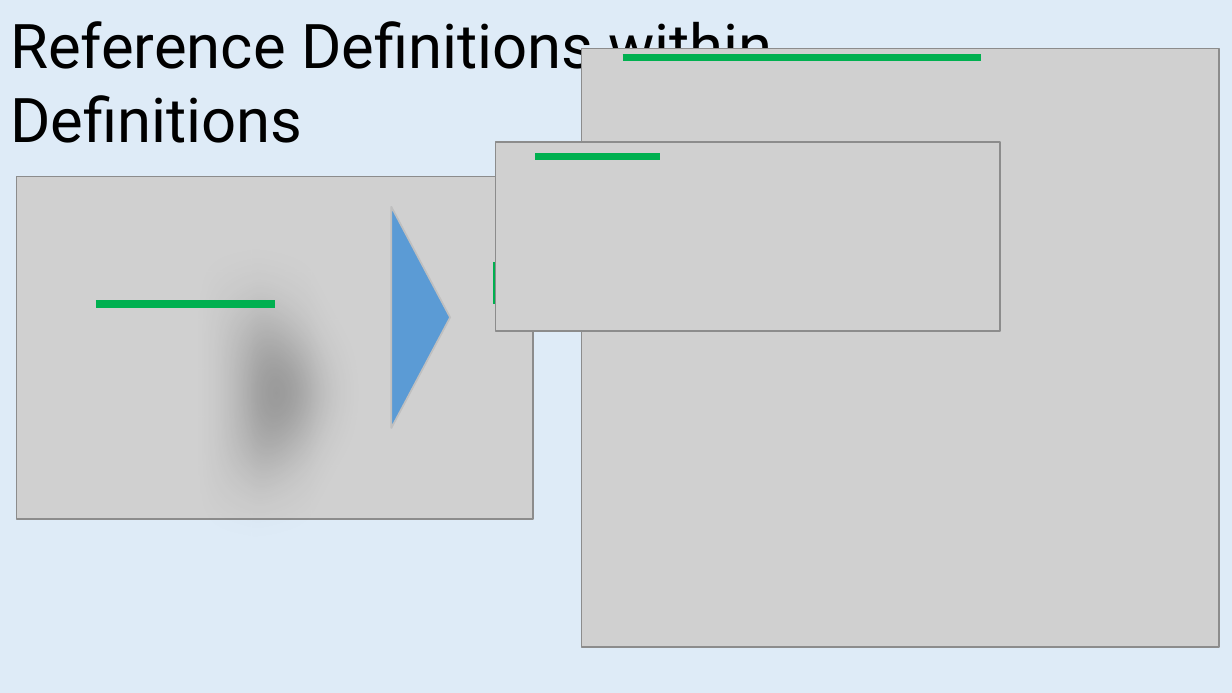
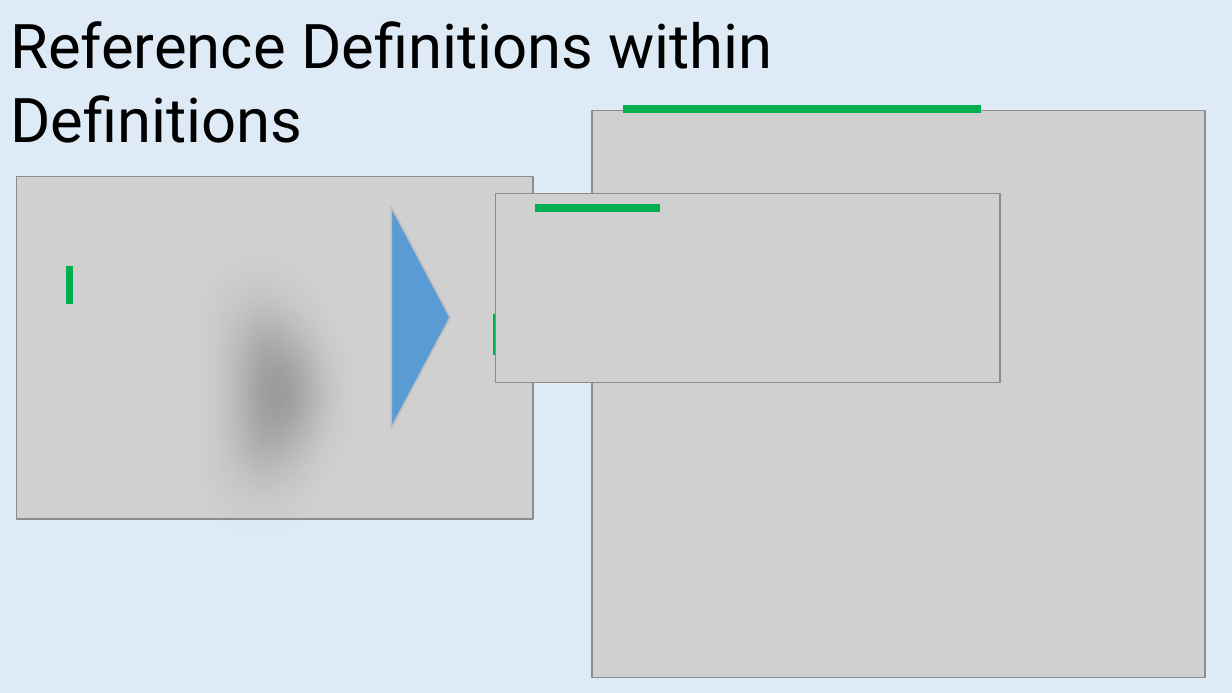
Before and after one commit to jeromerg/NCase, a slide deck: slide 14 of src/NCase.Doc/intern/ReadmeCaroussel.pptx (slide 10 before the commit). Drawn at 1232x693 pixels with LibreOffice and Linux fonts; fonts in the diff are those of the drawing; grey boxes stand for pictures. Boxes give left, top, right and bottom in pixels: in the first picture for what was removed or moved away, otherwise in the second. Text is boxed around its words. In the diff, an @@ line names an element or a change of style, - is before the commit and + after.

```diff
--- a/src/NCase.Doc/intern/ReadmeCaroussel.pptx
+++ b/src/NCase.Doc/intern/ReadmeCaroussel.pptx
@@ picture resized from (x1=582, y1=48, x2=1218, y2=647) to (x1=591, y1=111, x2=1205, y2=678) @@
@@ 3 lines, 1 picture moved together from (x1=495, y1=58, x2=1000, y2=331) to (x1=495, y1=108, x2=1000, y2=383) @@
@@ line moved from (96, 304) - (275, 304) to (69, 266) - (69, 304) @@
```
Also in this commit, not shown: 11 other slides changed, 1 slide added, 3 slides removed, 5 other files.
